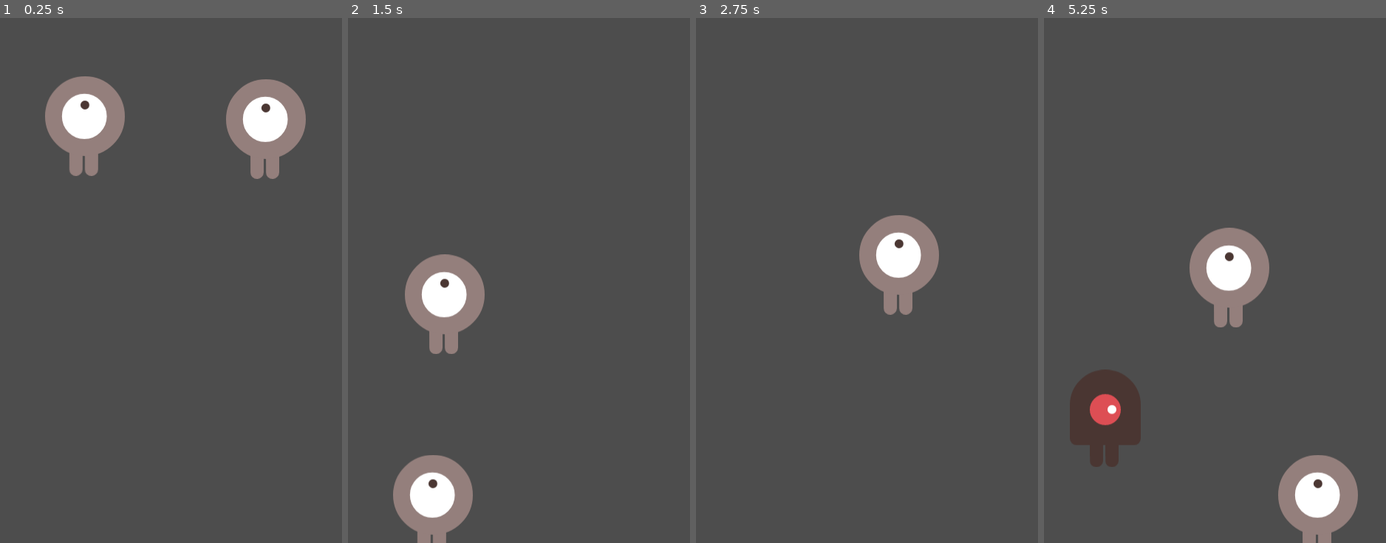
Above: before the commit, frames 1-4 (left to right).
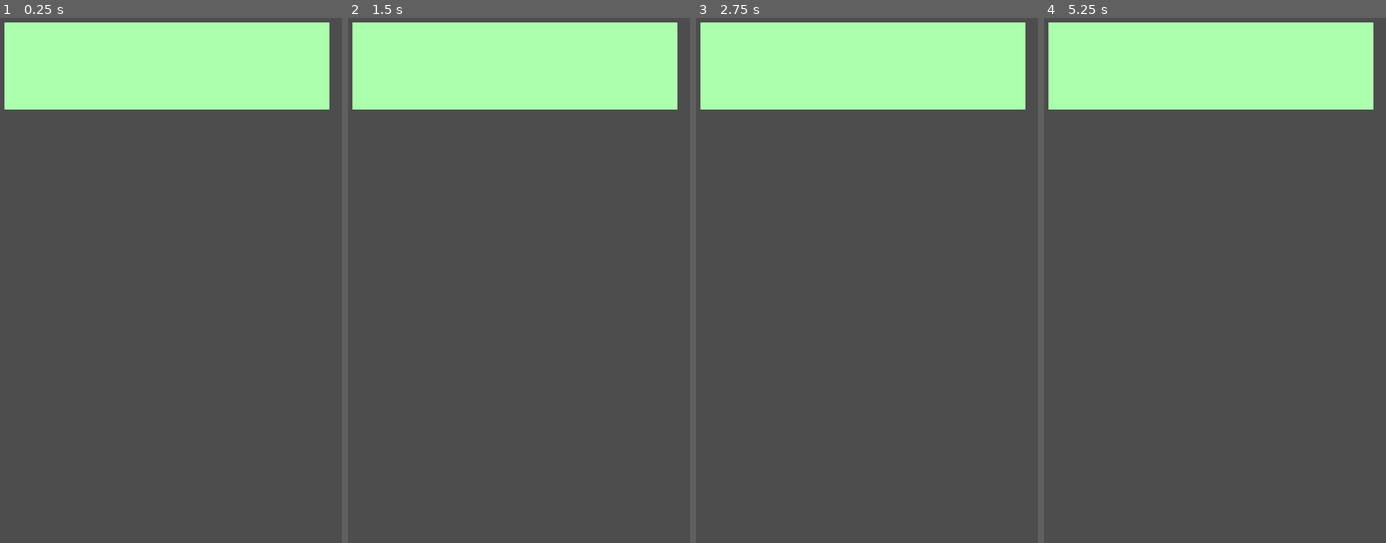
Above: after the commit, the same moments.

Repository: ztcjoe93/cat-game
Game: Godot game, scene res://container.tscn
The game is run twice, just before and just after one commit, with the same random seed, the same clock (stepped at 60 frames per second) and the same inputs.
Inputs (mouse positions are in pixels of both pictures, inside the frame that each line leads up to):
- Up to frame 1 (0.25 s): no input
- Up to frame 2 (1.5 s): move the mouse to (594, 249) at 0.52 s; click (594, 249) at 0.6 s; move the mouse to (443, 301) at 1.27 s; click (443, 301) at 1.35 s
- Up to frame 3 (2.75 s): move the mouse to (897, 159) at 2.02 s; click (897, 159) at 2.1 s
- Up to frame 4 (5.25 s): move the mouse to (1194, 385) at 2.77 s; click (1194, 385) at 2.85 s; tap Enter at 3.5 s; move the mouse to (1317, 359) at 3.52 s; click (1317, 359) at 3.6 s; move the mouse to (1105, 196) at 4.27 s; click (1105, 196) at 4.35 s; move the mouse to (1228, 275) at 5.02 s; click (1228, 275) at 5.1 s

The runs differ from the first frame. In frame 1, 20% of the frame differs, in the area x 1-97%, y 0-31%; in frame 2, 22%; in frame 3, 19%; in frame 4, 25%, in the area x 1-97%, y 0-100%.

Commit message:
feat(area): added drop area for spawning blobs, blob-resize

Diff:
--- a/blob.gd
+++ b/blob.gd
@@ -3,19 +3,19 @@
 var basic_blob = preload("res://dodge_the_creeps_2d_assets/art/basic_blob.png")
 var special_blob = preload("res://dodge_the_creeps_2d_assets/art/special_blob.png")
 
-var blob_list = ["basic", "special"]
-
-# Called when the node enters the scene tree for the first time.
-func _ready():
-	var rng = RandomNumberGenerator.new()
-	rng.randomize()
-	var blob_type = blob_list[rng.randi() % blob_list.size()]
-	self.set_meta("type", blob_type)
-
+# constructor for blob
+func init(blob_type : String):
 	if blob_type == "special":
 		$Sprite2D.set_texture(special_blob)
 	elif blob_type == "basic":
 		$Sprite2D.set_texture(basic_blob)
+
+	self.set_meta("type", blob_type)
+
+# Called when the node enters the scene tree for the first time.
+func _ready():
+	pass
+
 
 # Called every frame. 'delta' is the elapsed time since the previous frame.
 func _process(delta):
@@ -27,3 +27,4 @@
 		print("collided with blob-type: %s" % body.get_meta("type"))
 		if self.get_meta("type") == body.get_meta("type"):
 			body.queue_free()
+			self.queue_free()
--- a/blob.tscn
+++ b/blob.tscn
@@ -1,9 +1,10 @@
-[gd_scene load_steps=3 format=3 uid="uid://cebbbdujadcb0"]
+[gd_scene load_steps=4 format=3 uid="uid://cebbbdujadcb0"]
 
 [ext_resource type="Script" path="res://blob.gd" id="1_gdbcx"]
+[ext_resource type="Texture2D" uid="uid://dbtv7joov0ica" path="res://dodge_the_creeps_2d_assets/art/special_blob.png" id="2_545ro"]
 
 [sub_resource type="CircleShape2D" id="CircleShape2D_jgbif"]
-radius = 55.0818
+radius = 56.1427
 
 [node name="blob" type="RigidBody2D"]
 max_contacts_reported = 5
@@ -12,9 +13,13 @@
 metadata/type = "basic"
 
 [node name="CollisionShape2D" type="CollisionShape2D" parent="."]
-position = Vector2(0, -13)
+position = Vector2(0, -4)
+scale = Vector2(0.5, 0.5)
 shape = SubResource("CircleShape2D_jgbif")
 
 [node name="Sprite2D" type="Sprite2D" parent="."]
+position = Vector2(0, 3)
+scale = Vector2(0.5, 0.5)
+texture = ExtResource("2_545ro")
 
 [connection signal="body_entered" from="." to="." method="_on_body_entered"]
--- a/container.gd
+++ b/container.gd
@@ -1,6 +1,4 @@
 extends Node2D
-
-var blob = load("res://blob.tscn")
 
 # Called when the node enters the scene tree for the first time.
 func _ready():
@@ -8,9 +6,4 @@
 
 # Called every frame. 'delta' is the elapsed time since the previous frame.
 func _process(delta):
-	if Input.is_action_just_released("TAP"):
-		var clickPos = get_local_mouse_position()
-		print("TAP detected at %s" % clickPos)
-		var blobI = blob.instantiate()
-		blobI.position = clickPos
-		add_child(blobI)
+	pass
--- a/container.tscn
+++ b/container.tscn
@@ -2,16 +2,11 @@
 
 [ext_resource type="Script" path="res://container.gd" id="1_3v6ne"]
 [ext_resource type="PackedScene" uid="uid://bu5ay75i6f88c" path="res://wall.tscn" id="1_bprf4"]
-[ext_resource type="PackedScene" uid="uid://cebbbdujadcb0" path="res://blob.tscn" id="2_cppgi"]
+[ext_resource type="PackedScene" uid="uid://cdffi3swcbwri" path="res://drop_area.tscn" id="3_tgqne"]
 
 [node name="container" type="Node2D"]
 script = ExtResource("1_3v6ne")
 
 [node name="wall" parent="." instance=ExtResource("1_bprf4")]
 
-[node name="blob1" parent="." instance=ExtResource("2_cppgi")]
-position = Vector2(373, 131)
-
-[node name="blob2" parent="." instance=ExtResource("2_cppgi")]
-position = Vector2(128, 127)
-rotation = 0.00357021
+[node name="DropArea" parent="." instance=ExtResource("3_tgqne")]
--- /dev/null
+++ b/drop_area.gd
@@ -0,0 +1,42 @@
+extends Area2D
+
+var blob = load("res://blob.tscn")
+var blob_list = ["basic", "special"]
+var blob_type = ""
+
+var basic_blob = preload("res://dodge_the_creeps_2d_assets/art/basic_blob.png")
+var special_blob = preload("res://dodge_the_creeps_2d_assets/art/special_blob.png")
+
+var blob_ready = false
+var rng = RandomNumberGenerator.new()
+
+# Called when the node enters the scene tree for the first time.
+func _ready():
+	pass # Replace with function body.
+
+
+# Called every frame. 'delta' is the elapsed time since the previous frame.
+func _process(delta):
+	if not blob_ready:
+		Input.set_mouse_mode(Input.MOUSE_MODE_VISIBLE)
+		rng.randomize()
+		blob_type = blob_list[rng.randi() % blob_list.size()]
+
+		if blob_type == "basic":
+			Input.set_custom_mouse_cursor(basic_blob)
+		elif blob_type == "special":
+			Input.set_custom_mouse_cursor(special_blob)
+		blob_ready = true
+
+
+func _on_input_event(viewport, event, shape_idx):
+	if Input.is_action_just_released("TAP") and blob_ready:
+		Input.set_mouse_mode(Input.MOUSE_MODE_HIDDEN)
+		var clickPos = get_local_mouse_position()
+		print("TAP detected at %s" % clickPos)
+		var blob_ins = blob.instantiate()
+		blob_ins.init(blob_type)
+		blob_ins.position = clickPos
+		add_child(blob_ins)
+		blob_ready = false
+#		await get_tree().create_timer(2.0).timeout
--- /dev/null
+++ b/drop_area.tscn
@@ -0,0 +1,21 @@
+[gd_scene load_steps=4 format=3 uid="uid://cdffi3swcbwri"]
+
+[ext_resource type="Script" path="res://drop_area.gd" id="1_37lu5"]
+[ext_resource type="Texture2D" uid="uid://cq3tu4c0v8xoe" path="res://green.png" id="1_nq3y6"]
+
+[sub_resource type="RectangleShape2D" id="RectangleShape2D_l4exk"]
+size = Vector2(437, 119)
+
+[node name="drop_area" type="Area2D"]
+script = ExtResource("1_37lu5")
+
+[node name="CollisionShape2D" type="CollisionShape2D" parent="."]
+position = Vector2(238.5, 74.5)
+shape = SubResource("RectangleShape2D_l4exk")
+
+[node name="Sprite2D" type="Sprite2D" parent="."]
+position = Vector2(239, 74)
+scale = Vector2(440, 118)
+texture = ExtResource("1_nq3y6")
+
+[connection signal="input_event" from="." to="." method="_on_input_event"]
--- a/project.godot
+++ b/project.godot
@@ -19,6 +19,7 @@
 
 window/size/viewport_width=480
 window/size/viewport_height=720
+window/stretch/mode="canvas_items"
 window/handheld/orientation=1
 
 [input]
Binary file added: green.png
Not shown, added: green.png.import
